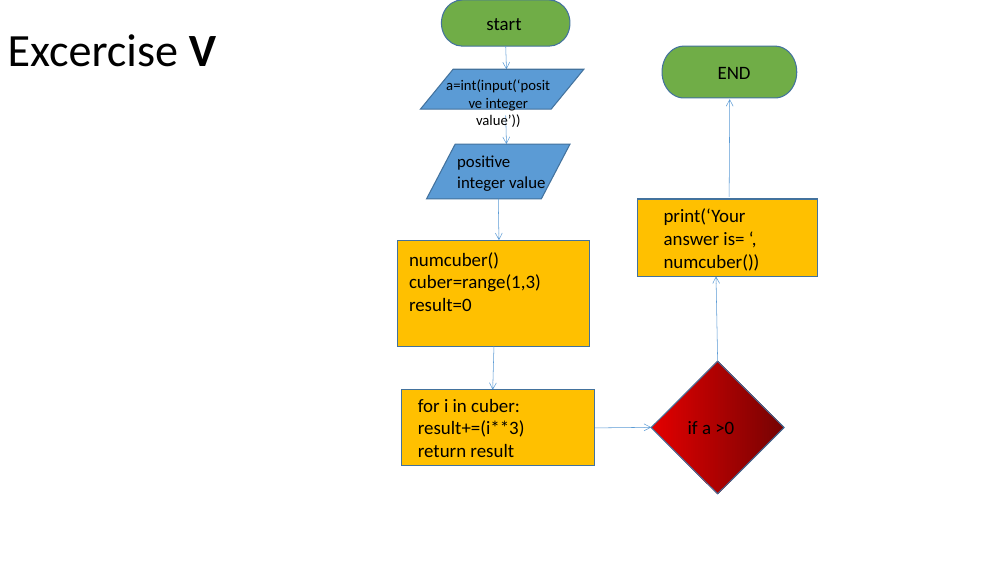
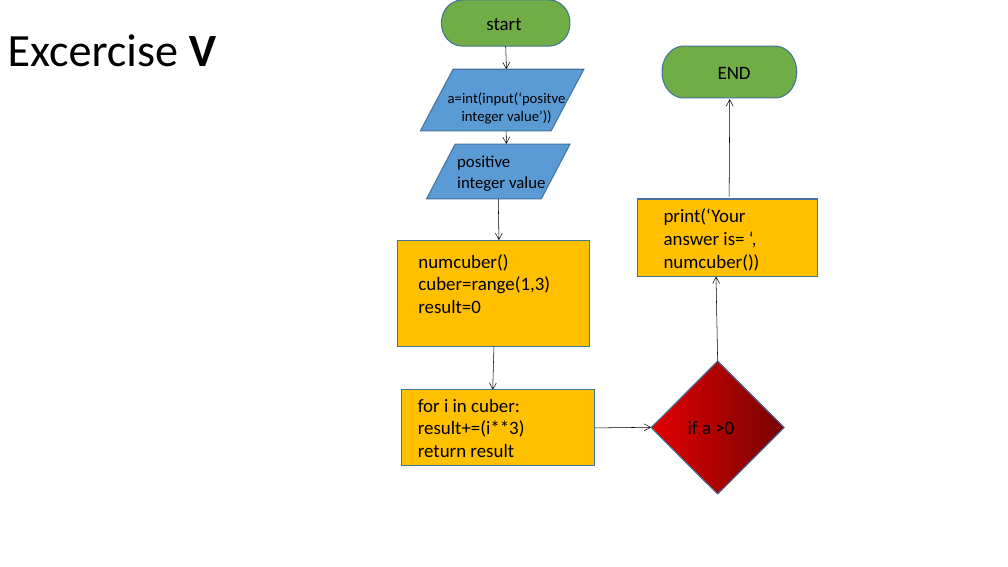
Before and after one commit to ehianeoigiagbepau/ehianeCSC102, a slide deck: slide 6 of flowchart for lab practice 1.pptx. Drawn at 1008x567 pixels with LibreOffice and Linux fonts; fonts in the diff are those of the drawing. Boxes give left, top, right and bottom in pixels: in the first picture for what was removed or moved away, otherwise in the second. Text is boxed around its words. In the diff, an @@ line names an element or a change of style, - is before the commit and + after.

```diff
--- a/flowchart for lab practice 1.pptx
+++ b/flowchart for lab practice 1.pptx
@@ arrow (506, 46) - (507, 70): stroke #5B9BD5 0.5 pt to #000000 0.5 pt @@
@@ flow chart input output: place and size @@
-flow chart input output at [420, 70, 584, 110]
+flow chart input output at [420, 70, 584, 131]
@@ text "a=int(input(‘positve integer value’))" rewrapped from [446, 79, 550, 130] to [448, 92, 566, 124] @@
@@ arrow (506, 116) - (507, 144): stroke #5B9BD5 0.5 pt to #000000 0.5 pt @@
@@ arrow (730, 197) - (730, 99): stroke #5B9BD5 0.5 pt to #000000 0.5 pt @@
@@ arrow (498, 199) - (499, 240): stroke #5B9BD5 0.5 pt to #000000 0.5 pt @@
@@ text "numcuber()": place and size @@
-text "numcuber()" at [409, 252, 541, 311]
+text "numcuber()" at [418, 254, 550, 313]
@@ arrow (718, 361) - (716, 277): stroke #5B9BD5 0.5 pt to #000000 0.5 pt @@
@@ arrow (494, 346) - (493, 390): stroke #5B9BD5 0.5 pt to #000000 0.5 pt @@
@@ arrow (595, 428) - (651, 427): stroke #5B9BD5 0.5 pt to #000000 0.5 pt @@
```
Also in this commit, not shown: 1 other slide changed, 1 other file.
